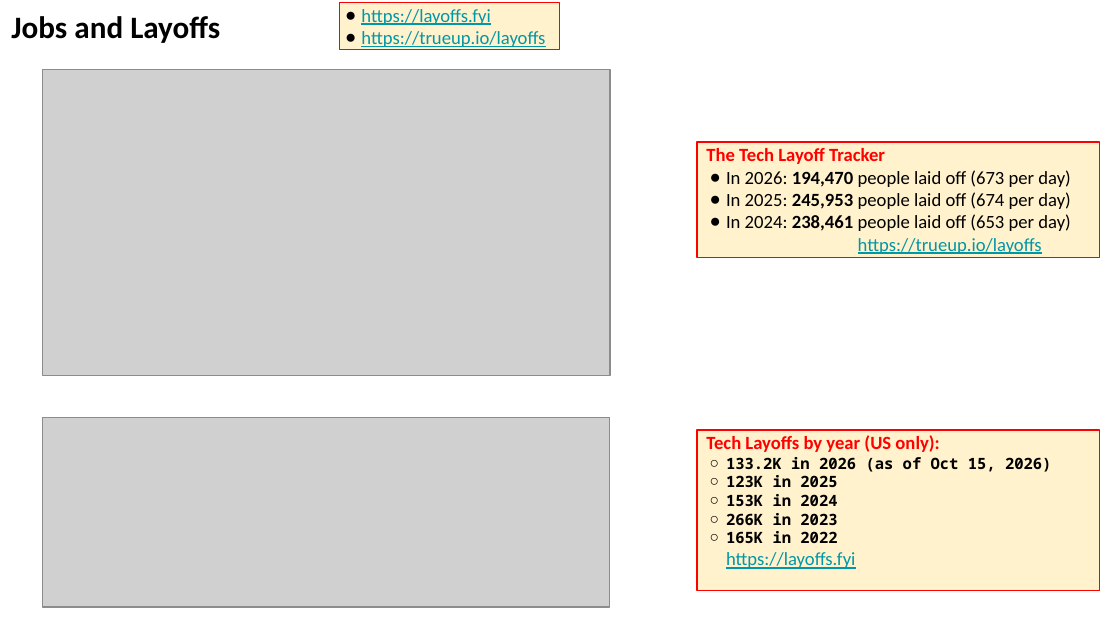
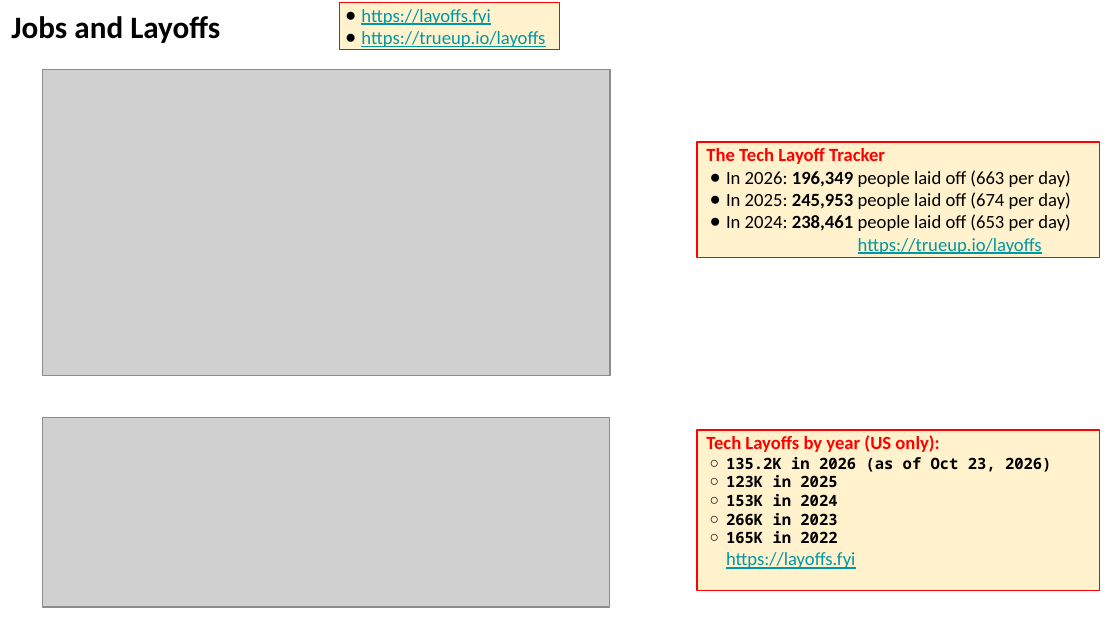
Before and after one commit to lselector/seminar, a slide deck: slide 24 of 2026/2026-10-23-AI-News.pptx (slide 17 before the commit). Drawn at 1120x630 pixels with LibreOffice and Linux fonts; fonts in the diff are those of the drawing; grey boxes stand for pictures. Boxes give left, top, right and bottom in pixels: in the first picture for what was removed or moved away, otherwise in the second. Text is boxed around its words. In the diff, an @@ line names an element or a change of style, - is before the commit and + after.

```diff
--- a/2026/2026-10-23-AI-News.pptx
+++ b/2026/2026-10-23-AI-News.pptx
@@ text in rectangle at box(726, 170, 1070, 187): text changed @@
-● In 2026: 194,470 people laid off (673 per day)
+● In 2026: 196,349 people laid off (663 per day)
@@ text in rectangle at box(726, 457, 1052, 472): text changed @@
-  ○ 133.2K in 2026 (as of Oct 15, 2026)
+  ○ 135.2K in 2026 (as of Oct 23, 2026)
```
Also in this commit, not shown: 13 other slides changed, 7 slides added.
